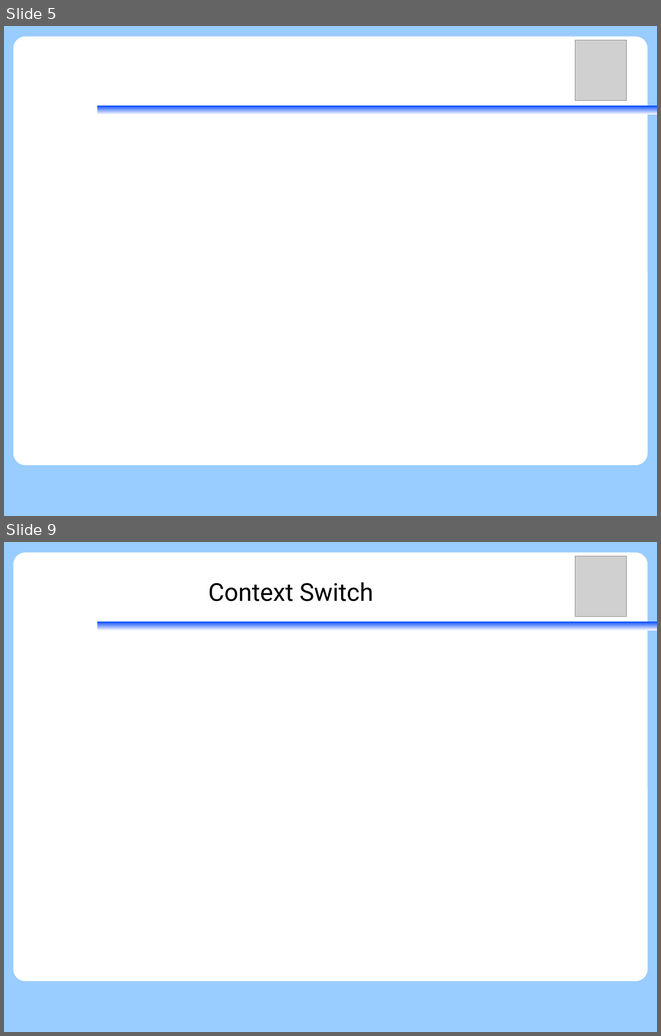
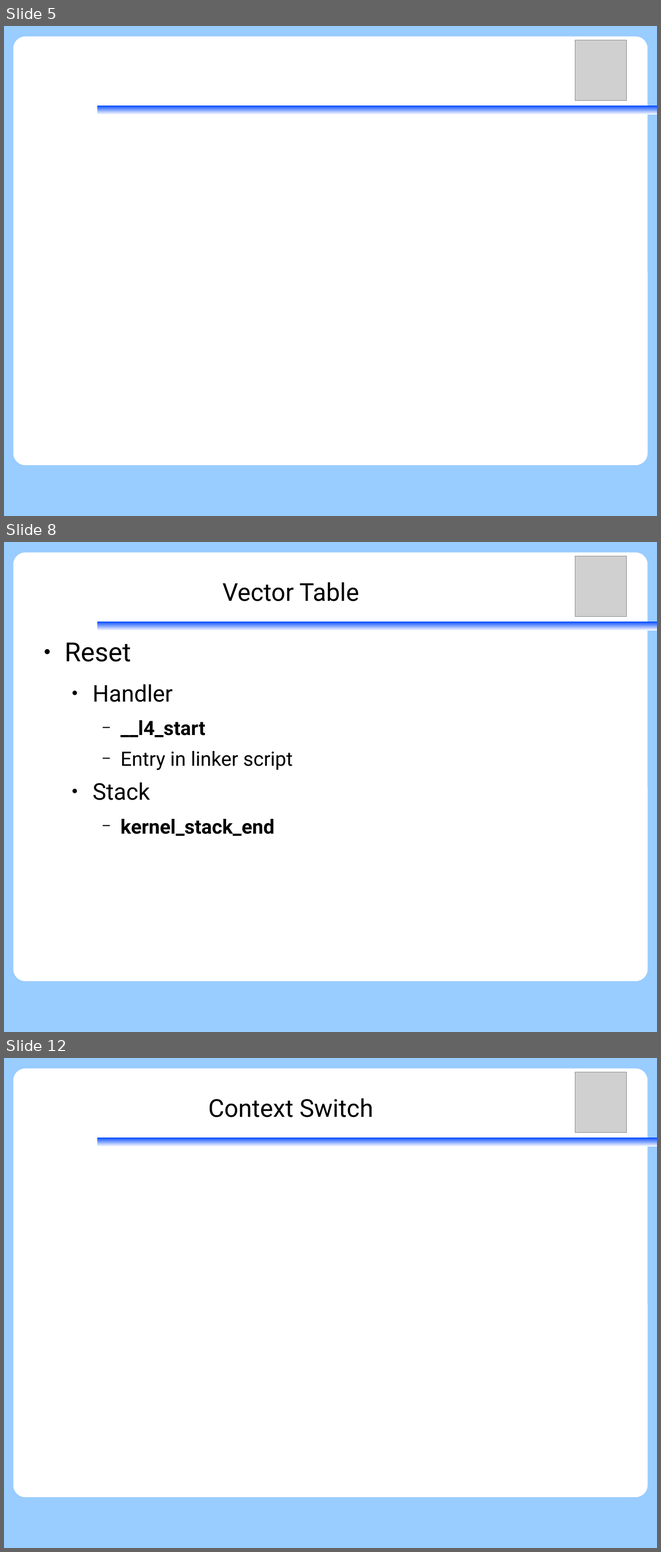
Before and after one commit to vh21/documents, a slide deck: ukernel/f9-microkernel-mcu-integration.odp. Shown one above the other, each under a label of ours: slides 5 and 9 before the commit, slides 5, 8 and 12 after it; the slides between them are not shown. The pictures are 661x1036 and 661x1552 pixels, drawn with LibreOffice and Linux fonts; fonts in the diff are those of the drawing; grey boxes stand for pictures. Boxes give left, top, right and bottom in pixels: in the first picture for what was removed or moved away, otherwise in the second. Text is boxed around its words. In the diff, an @@ line names an element or a change of style, - is before the commit and + after.

Commit message:
ukernel: f9kernel: add interrupt vectors to mcu integration

```diff
--- a/ukernel/f9-microkernel-mcu-integration.odp
+++ b/ukernel/f9-microkernel-mcu-integration.odp
@@ slide 8 added at bbox=[4, 542, 657, 1032], background #99CCFF; not listed: 3 template elements that a slide beside it also shows @@
@@ picture added at bbox=[576, 556, 627, 617] @@
@@ title added at bbox=[222, 582, 359, 601], 30 pt, text #000000 @@
+Vector Table
@@ text added at bbox=[64, 642, 292, 836], 24 pt, text #000000 @@
+● Reset
+  ● Handler
+    − __l4_start
+    − Entry in linker script
+  ● Stack
+    − kernel_stack_end
@@ what was slide 9 is now slide 12 @@
```
Also in this commit, not shown: 5 other slides added, 3 slides removed.
